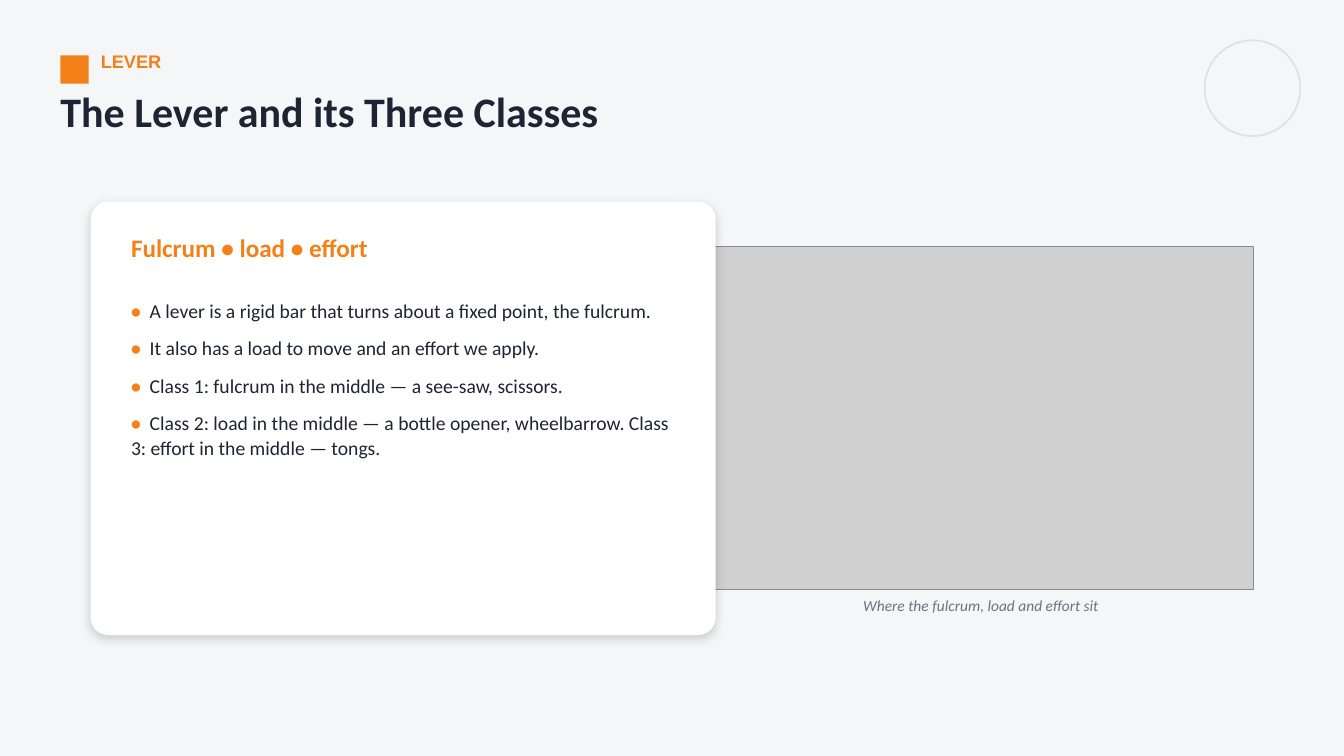
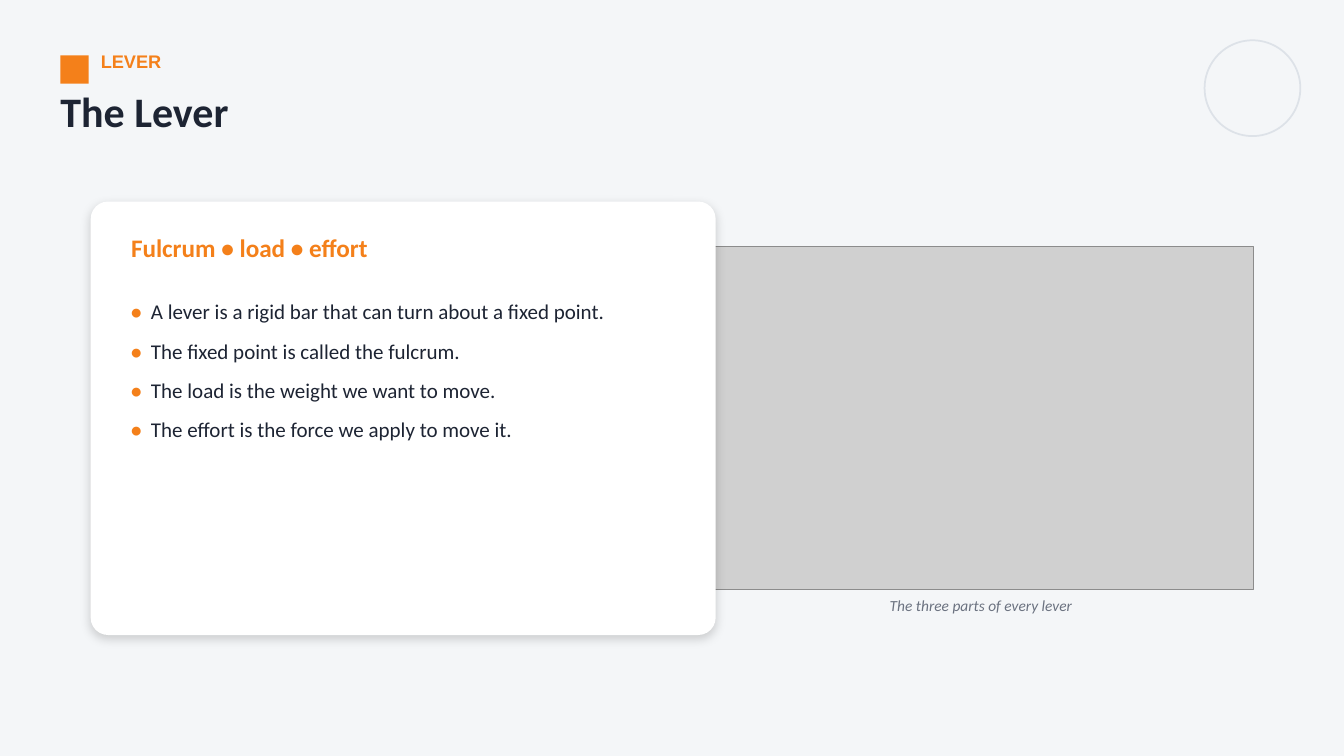
Before and after one commit to parmeshwars2911/MyFirstAR, a slide deck: slide 24 of ppt/MH_Grade06/MH06_S31_Simple_Machines.pptx (slide 17 before the commit). Drawn at 1344x756 pixels with LibreOffice and Linux fonts; fonts in the diff are those of the drawing; grey boxes stand for pictures. Boxes give left, top, right and bottom in pixels: in the first picture for what was removed or moved away, otherwise in the second. Text is boxed around its words. In the diff, an @@ line names an element or a change of style, - is before the commit and + after.

```diff
--- a/ppt/MH_Grade06/MH06_S31_Simple_Machines.pptx
+++ b/ppt/MH_Grade06/MH06_S31_Simple_Machines.pptx
@@ text at [60,97,228,128]: text changed @@
-The Lever and its Three Classes
+The Lever
@@ text at [151,304,604,441]: text changed; size 14 to 15 pt @@
-• A lever is a rigid bar that turns about a fixed point, the fulcrum.
-• It also has a load to move and an effort we apply.
-• Class 1: fulcrum in the middle — a see-saw, scissors.
-• Class 2: load in the middle — a bottle opener, wheelbarrow. Class 3: effort in the middle — tongs.
+• A lever is a rigid bar that can turn about a fixed point.
+• The fixed point is called the fulcrum.
+• The load is the weight we want to move.
+• The effort is the force we apply to move it.
@@ text at [890,600,1072,614]: text changed @@
-Where the fulcrum, load and effort sit
+The three parts of every lever
```
Also in this commit, not shown: 7 other slides changed, 14 slides added, 6 other files.
